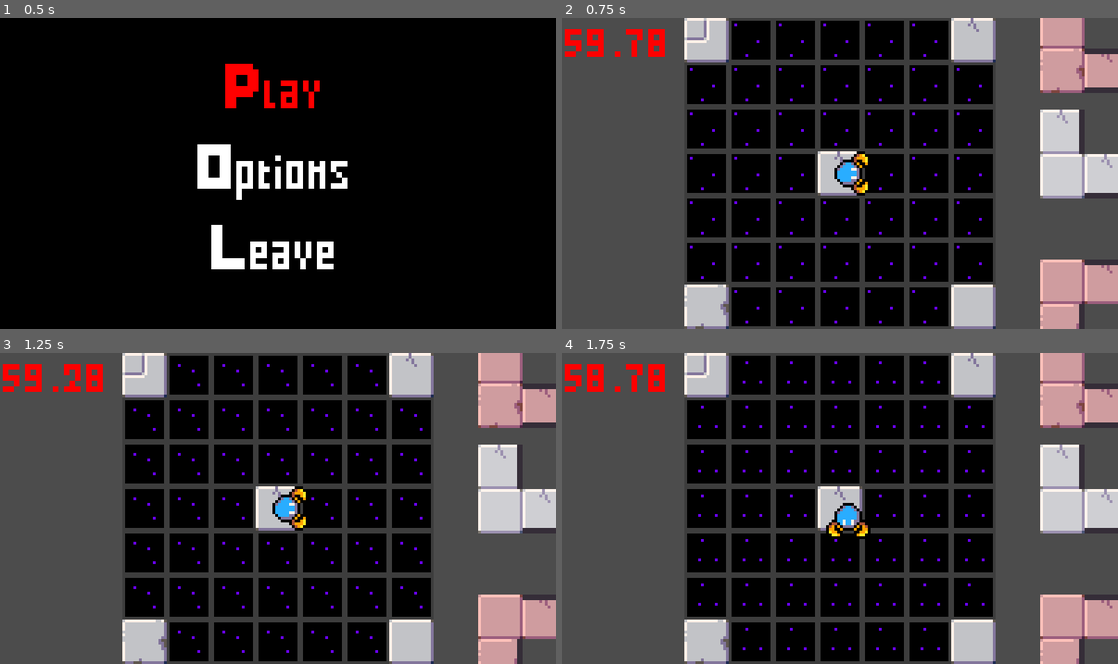
Above: before the commit, frames 1-4 (two rows, left to right).
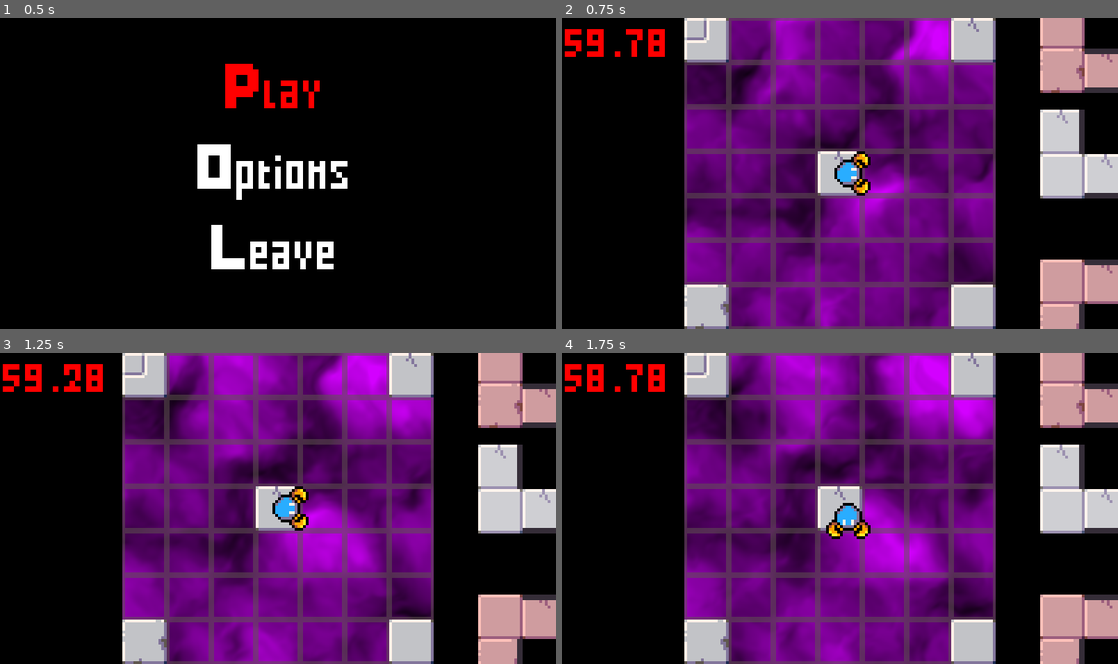
Above: after the commit, the same moments.

Repository: MrBSmith/Global2020
Game: Godot game, scene res://Scenes/GUI/Menus/ScreenTitle/ScreenTitle.tscn
The game is run twice, just before and just after one commit, with the same random seed, the same clock (stepped at 60 frames per second) and the same inputs.
Inputs (mouse positions are in pixels of both pictures, inside the frame that each line leads up to):
- Up to frame 1 (0.5 s): no input
- Up to frame 2 (0.75 s): tap Enter (ui_accept) at 0.5 s; move the mouse to (962, 157) at 0.52 s; hold Right (ui_right) from 0.53 s (still down); click (962, 157) at 0.6 s
- Up to frame 3 (1.25 s): keep holding Right (ui_right); tap Enter (ui_accept) at 0.77 s
- Up to frame 4 (1.75 s): move the mouse to (1062, 405) at 1.27 s; release Right (ui_right) at 1.28 s; hold Down (ui_down) from 1.28 s (still down); tap Mouse wheel down (rotate_card_anti_clock) at 1.35 s; tap Enter (ui_accept) at 1.52 s

Frame 1 is identical in both runs. In frame 2, 83% of the frame differs, in the area x 0-100%, y 0-100%; in frame 3, 83%; in frame 4, 82%.

Commit message:
Add fog background

Diff:
--- /dev/null
+++ b/Scenes/Fog/Fog.shader
@@ -0,0 +1,50 @@
+shader_type canvas_item;
+
+uniform vec4 fog_color : hint_color = vec4(0.7, 0.0, 0.5, 1);
+uniform vec2 distort_speed = vec2(-0.03, 0.03);
+uniform float opacity = 0.5;
+uniform int OCTAVES = 4;
+
+float rand(vec2 coord){
+	return fract(sin(dot(coord, vec2(56, 78)) * 1000.0) * 1000.0);
+}
+
+// Returns a noise texture
+float noise(vec2 coord){
+	vec2 i = floor(coord);
+	vec2 f = fract(coord);
+
+	// 4 corners of a rectangle surrounding our point
+	float a = rand(i);
+	float b = rand(i + vec2(1.0, 0.0));
+	float c = rand(i + vec2(0.0, 1.0));
+	float d = rand(i + vec2(1.0, 1.0));
+
+	vec2 cubic = f * f * (3.0 - 2.0 * f);
+
+	return mix(a, b, cubic.x) + (c - a) * cubic.y * (1.0 - cubic.x) + (d - b) * cubic.x * cubic.y;
+}
+
+
+float fbm(vec2 coord){
+	float value = 0.0;
+	float scale = 0.5;
+
+	for(int i = 0; i< OCTAVES; i++){
+		value += noise(coord) * scale;
+		coord *= 2.0;
+		scale *= 0.5;
+	}
+
+	return value;
+}
+
+void fragment() {
+	vec2 coord = UV * 20.0;
+	vec2 motion = vec2(fbm(coord + TIME * 0.5));
+	//vec4 fog_reslut = textureLod(TEXTURE, UV + motion, 1.0);
+	float final = fbm(coord + motion);
+
+	//COLOR = mix(fog_reslut, fog_color, 0.65);
+	COLOR = vec4(vec3(fog_color.r, fog_color.g, fog_color.b), final * opacity);
+}
--- /dev/null
+++ b/Scenes/Fog/FogTexture.tres
@@ -0,0 +1,8 @@
+[gd_resource type="NoiseTexture" load_steps=2 format=2]
+
+[sub_resource type="OpenSimplexNoise" id=1]
+octaves = 4
+
+[resource]
+seamless = true
+noise = SubResource( 1 )
--- a/Scenes/Game/Game.tscn
+++ b/Scenes/Game/Game.tscn
@@ -10,13 +10,38 @@
 [ext_resource path="res://Scenes/Game/Music.gd" type="Script" id=8]
 [ext_resource path="res://Scenes/AudioStream/AudioStreamBase.tscn" type="PackedScene" id=9]
 [ext_resource path="res://Scenes/GUI/Timer/Timer.tscn" type="PackedScene" id=10]
+[ext_resource path="res://Scenes/Fog/FogTexture.tres" type="Texture" id=11]
 [ext_resource path="res://Scenes/Hand/Hand.tscn" type="PackedScene" id=12]
+[ext_resource path="res://Scenes/Fog/Fog.shader" type="Shader" id=13]
+
+[sub_resource type="ShaderMaterial" id=1]
+shader = ExtResource( 13 )
+shader_param/fog_color = Color( 0.827451, 0, 1, 1 )
+shader_param/distort_speed = Vector2( -0.03, 0.03 )
+shader_param/opacity = 1.318
+shader_param/OCTAVES = 4
 
 [node name="Game" type="Node2D"]
 script = ExtResource( 3 )
 __meta__ = {
 "_edit_lock_": true
 }
+
+[node name="BackGround" type="CanvasLayer" parent="."]
+layer = -2
+
+[node name="Overlay" type="ColorRect" parent="BackGround"]
+anchor_right = 1.0
+anchor_bottom = 1.0
+mouse_filter = 2
+color = Color( 0, 0, 0, 1 )
+__meta__ = {
+"_edit_use_anchors_": false
+}
+
+[node name="GUI" type="CanvasLayer" parent="."]
+
+[node name="NTimer" parent="GUI" instance=ExtResource( 10 )]
 
 [node name="Grid" type="Node2D" parent="."]
 z_index = -5
@@ -29,6 +54,11 @@
 
 [node name="WrenchRobot" parent="Grid" instance=ExtResource( 1 )]
 normal_speed = 60.0
+
+[node name="Fog" type="Sprite" parent="Grid"]
+material = SubResource( 1 )
+texture = ExtResource( 11 )
+centered = false
 
 [node name="Music" type="Node" parent="."]
 script = ExtResource( 8 )
@@ -49,11 +79,3 @@
 [node name="Fast" parent="Music" instance=ExtResource( 9 )]
 stream = ExtResource( 5 )
 bus = "Music"
-
-[node name="GUI" type="Node2D" parent="."]
-z_index = 999
-__meta__ = {
-"_edit_lock_": true
-}
-
-[node name="NTimer" parent="GUI" instance=ExtResource( 10 )]
--- a/Scenes/Game/GridGen.gd
+++ b/Scenes/Game/GridGen.gd
@@ -9,6 +9,7 @@
 
 func setup():
 	create_grid()
+
 	var min_pos = Vector2(grid_position.x + void_sprite_size / 2, 0)
 	var max_pos = Vector2.ZERO
 	max_pos.x = grid_position.x + (nb_tiles * void_sprite_size) - void_sprite_size / 2
@@ -22,11 +23,21 @@
 		if child.has_method("setup"):
 			child.setup()
 
+	place_fog(min_pos, max_pos - min_pos)
+
+
+# Place the fog behind the grid, and scale it accordingly
+func place_fog(pos: Vector2, size: Vector2):
+	var fog = $Fog
+	fog.set_global_position(pos)
+	fog.set_region(true)
+	fog.set_region_rect(Rect2(0, 0, size.x, size.y))
+
 
 # Fill the map with void tile, except the 4 corners and the center with normal tiles
 func create_grid():
 	var current_tile = void_tile_scene.instance()
-	var void_sprite = current_tile.get_node("AnimatedSprite").get_sprite_frames().get_frame("default", 0)
+	var void_sprite = current_tile.get_node("Sprite").get_texture()
 	void_sprite_size = void_sprite.get_size().x
 
 	var screen_width = ProjectSettings.get_setting("display/window/size/width")
--- a/Scenes/Tiles/VoidTile/Void.tscn
+++ b/Scenes/Tiles/VoidTile/Void.tscn
@@ -1,29 +1,12 @@
-[gd_scene load_steps=15 format=2]
+[gd_scene load_steps=5 format=2]
 
-[ext_resource path="res://Scenes/Tiles/VoidTile/Animation/TileVoid8.png" type="Texture" id=1]
-[ext_resource path="res://Scenes/Tiles/VoidTile/Animation/TileVoid5.png" type="Texture" id=2]
-[ext_resource path="res://Scenes/Tiles/VoidTile/Animation/TileVoid1.png" type="Texture" id=3]
-[ext_resource path="res://Scenes/Tiles/VoidTile/Animation/TileVoid7.png" type="Texture" id=4]
-[ext_resource path="res://Scenes/Tiles/VoidTile/Animation/TileVoid6.png" type="Texture" id=5]
-[ext_resource path="res://Scenes/Tiles/VoidTile/Animation/TileVoid9.png" type="Texture" id=6]
-[ext_resource path="res://Scenes/Tiles/VoidTile/Animation/TileVoid2.png" type="Texture" id=7]
-[ext_resource path="res://Scenes/Tiles/VoidTile/Animation/TileVoid3.png" type="Texture" id=8]
-[ext_resource path="res://Scenes/Tiles/VoidTile/Animation/TileVoid10.png" type="Texture" id=9]
-[ext_resource path="res://Scenes/Tiles/VoidTile/Animation/TileVoid4.png" type="Texture" id=10]
+[ext_resource path="res://Scenes/Tiles/VoidTile/Sprite/VoidTile.png" type="Texture" id=1]
 [ext_resource path="res://Scenes/Tiles/VoidTile/VoidTile.gd" type="Script" id=11]
 
-[sub_resource type="SpriteFrames" id=1]
-animations = [ {
-"frames": [ ExtResource( 3 ), ExtResource( 7 ), ExtResource( 8 ), ExtResource( 10 ), ExtResource( 2 ), ExtResource( 5 ), ExtResource( 4 ), ExtResource( 1 ), ExtResource( 6 ), ExtResource( 9 ) ],
-"loop": true,
-"name": "default",
-"speed": 5.0
-} ]
+[sub_resource type="RectangleShape2D" id=1]
+extents = Vector2( 3, 3 )
 
 [sub_resource type="RectangleShape2D" id=2]
-extents = Vector2( 3, 3 )
-
-[sub_resource type="RectangleShape2D" id=3]
 extents = Vector2( 8, 8 )
 
 [node name="VoidTile" type="Area2D" groups=[
@@ -32,18 +15,14 @@
 ]]
 script = ExtResource( 11 )
 
-[node name="AnimatedSprite" type="AnimatedSprite" parent="."]
-frames = SubResource( 1 )
-frame = 5
-playing = true
-__meta__ = {
-"_edit_lock_": true
-}
+[node name="Sprite" type="Sprite" parent="."]
+modulate = Color( 1, 1, 1, 0.521569 )
+texture = ExtResource( 1 )
 
 [node name="CollisionShape2D" type="CollisionShape2D" parent="."]
-shape = SubResource( 2 )
+shape = SubResource( 1 )
 
 [node name="Area2D" type="StaticBody2D" parent="."]
 
 [node name="CollisionShape2D" type="CollisionShape2D" parent="Area2D"]
-shape = SubResource( 3 )
+shape = SubResource( 2 )
Not shown: 1 places in Scenes/Game/Game.tscn that only renumber resources
Binary file removed: Scenes/Tiles/VoidTile/Animation/TileVoid1.png
Binary file removed: Scenes/Tiles/VoidTile/Animation/TileVoid10.png
Not shown, removed: Scenes/Tiles/VoidTile/Animation/TileVoid10.png.import
Binary file removed: Scenes/Tiles/VoidTile/Animation/TileVoid2.png
Not shown, removed: Scenes/Tiles/VoidTile/Animation/TileVoid2.png.import
Binary file removed: Scenes/Tiles/VoidTile/Animation/TileVoid3.png
Not shown, removed: Scenes/Tiles/VoidTile/Animation/TileVoid3.png.import
Binary file removed: Scenes/Tiles/VoidTile/Animation/TileVoid4.png
Not shown, removed: Scenes/Tiles/VoidTile/Animation/TileVoid4.png.import
Binary file removed: Scenes/Tiles/VoidTile/Animation/TileVoid5.png
Not shown, removed: Scenes/Tiles/VoidTile/Animation/TileVoid5.png.import
(and 10 more such lines)
